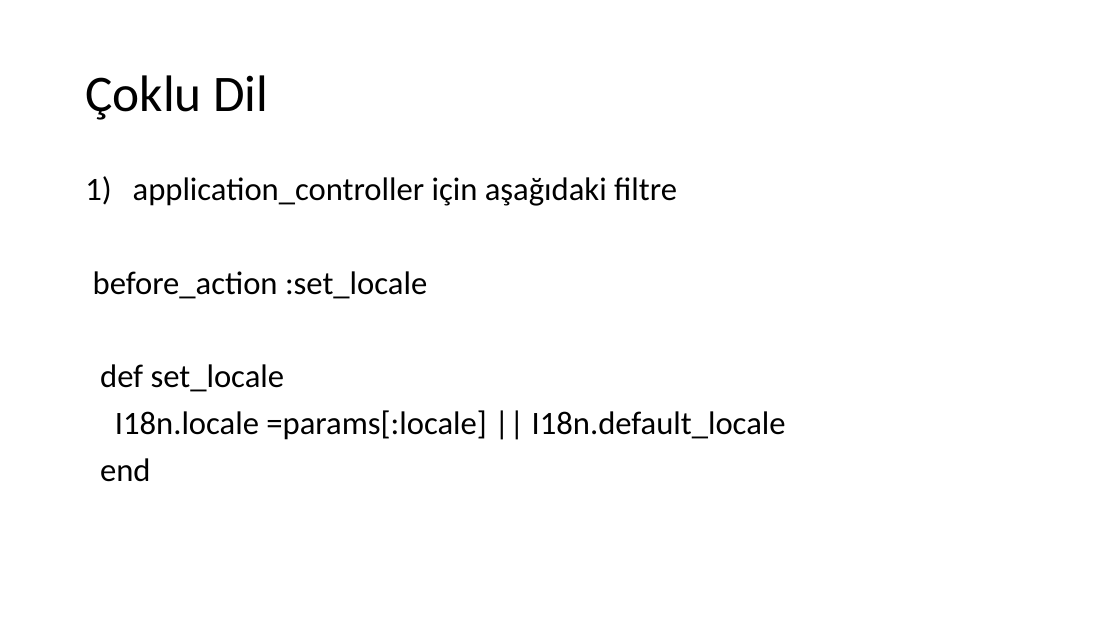
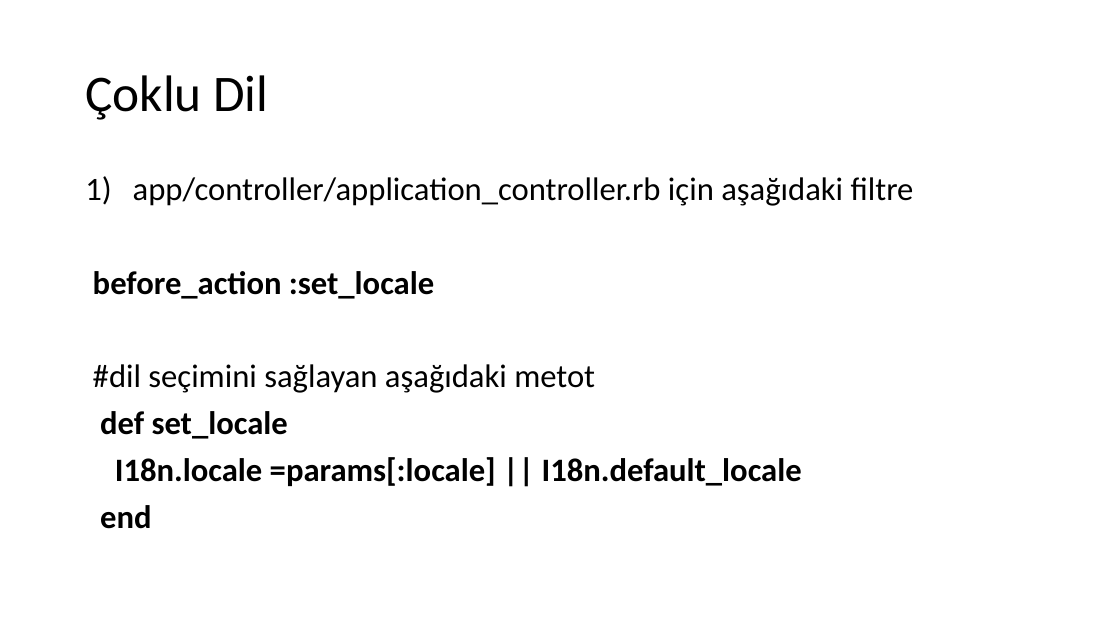
Before and after one commit to gorkemcakici/Web-Programlama, a slide deck: slide 9 of H9/1-Many.pptx. Drawn at 1120x630 pixels with LibreOffice and Linux fonts; fonts in the diff are those of the drawing. Boxes give left, top, right and bottom in pixels: in the first picture for what was removed or moved away, otherwise in the second. Text is boxed around its words. In the diff, an @@ line names an element or a change of style, - is before the commit and + after.

```diff
--- a/H9/1-Many.pptx
+++ b/H9/1-Many.pptx
@@ text at (x1=133, y1=177, x2=914, y2=206): text changed @@
-1) application_controller için aşağıdaki filtre
+1) app/controller/application_controller.rb için aşağıdaki filtre
@@ text at (x1=93, y1=271, x2=802, y2=529): bold on in "before_action :set_locale", "def set_locale", "I18n.locale =params[:locale] || I18n.default_locale", "end" @@
@@ text at (x1=93, y1=364, x2=595, y2=393): paragraph added @@
+#dil seçimini sağlayan aşağıdaki metot
```
Also in this commit, not shown: 7 other slides changed.
